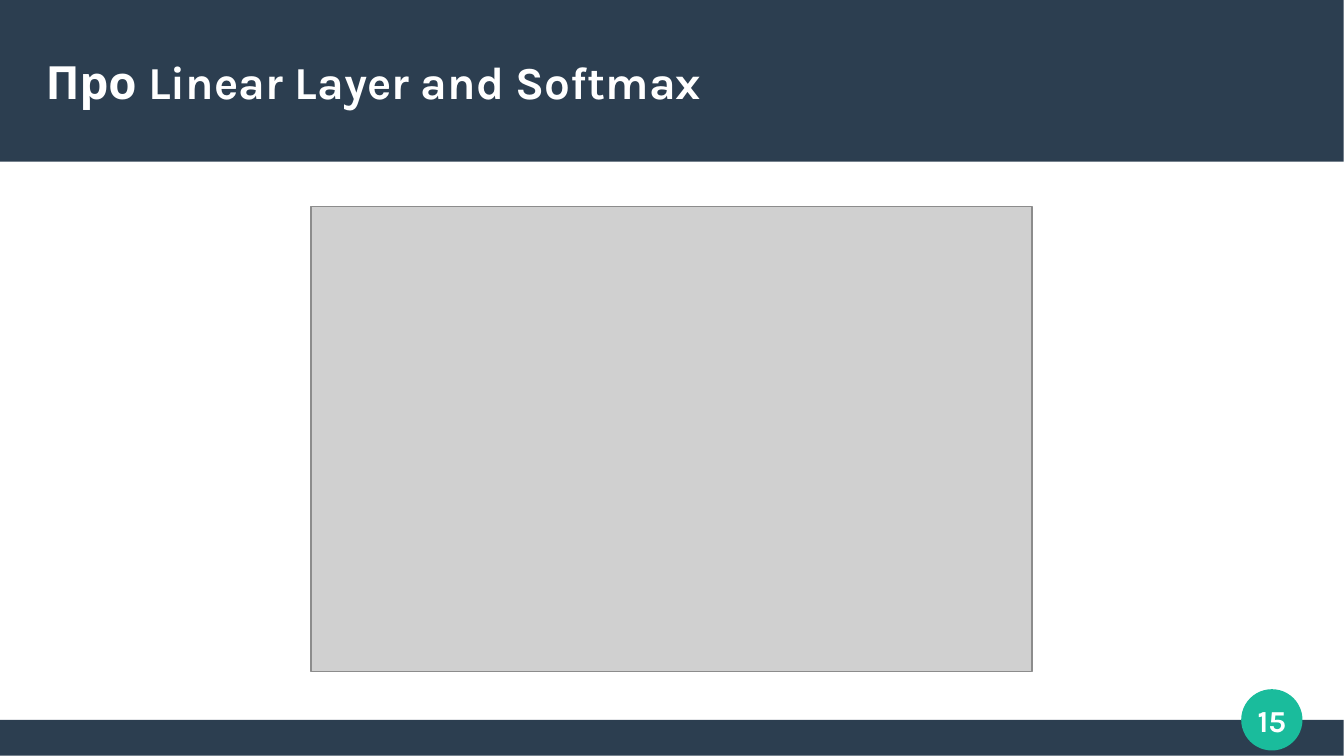
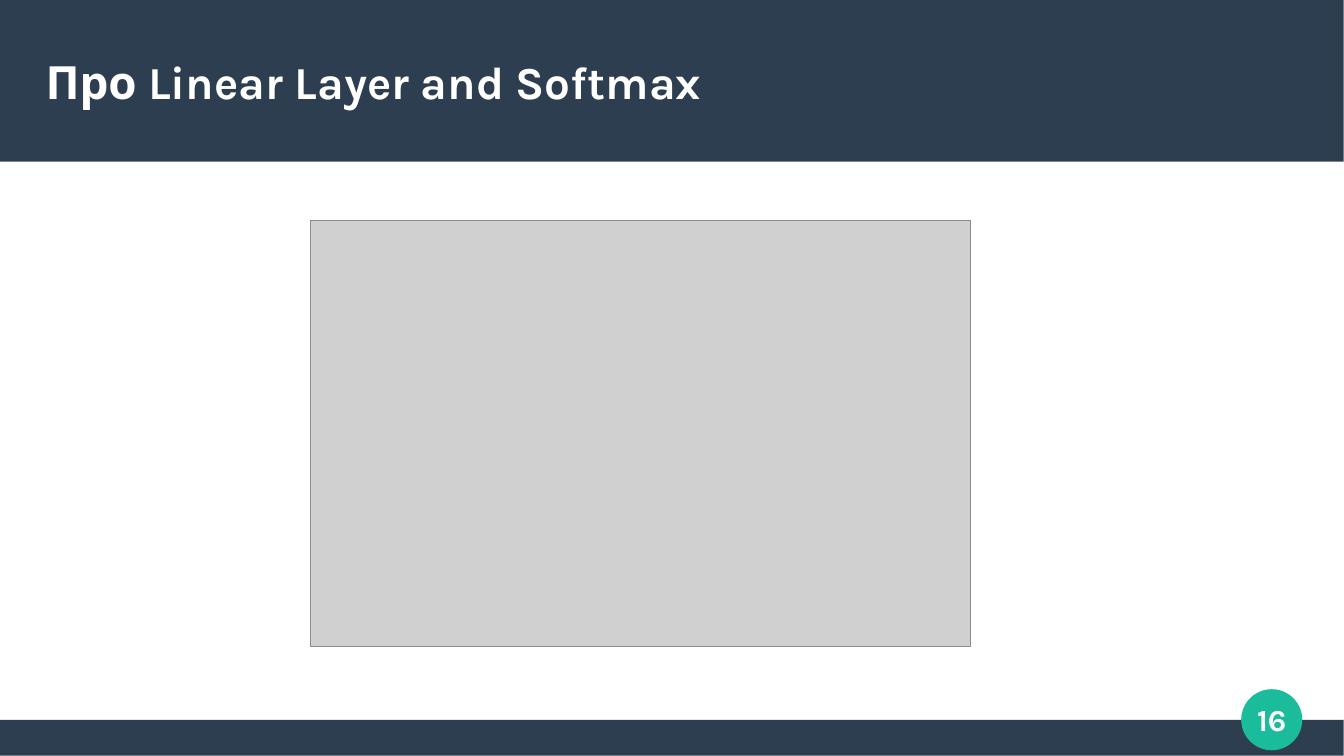
Before and after one commit to Zorinal/FilmBot, a slide deck: slide 16 of Трансфомеры.pptx (slide 15 before the commit). Drawn at 1344x756 pixels with LibreOffice and Linux fonts; fonts in the diff are those of the drawing; grey boxes stand for pictures. Boxes give left, top, right and bottom in pixels: in the first picture for what was removed or moved away, otherwise in the second. Text is boxed around its words. In the diff, an @@ line names an element or a change of style, - is before the commit and + after.

```diff
--- a/Трансфомеры.pptx
+++ b/Трансфомеры.pptx
@@ picture: place and size @@
-picture at (311, 206, 1032, 672)
+picture at (311, 221, 972, 648)
@@ page number at (1257, 711, 1286, 732): text changed @@
-15
+16
```
Also in this commit, not shown: 4 other slides changed, 3 slides added, 1 slide removed.
